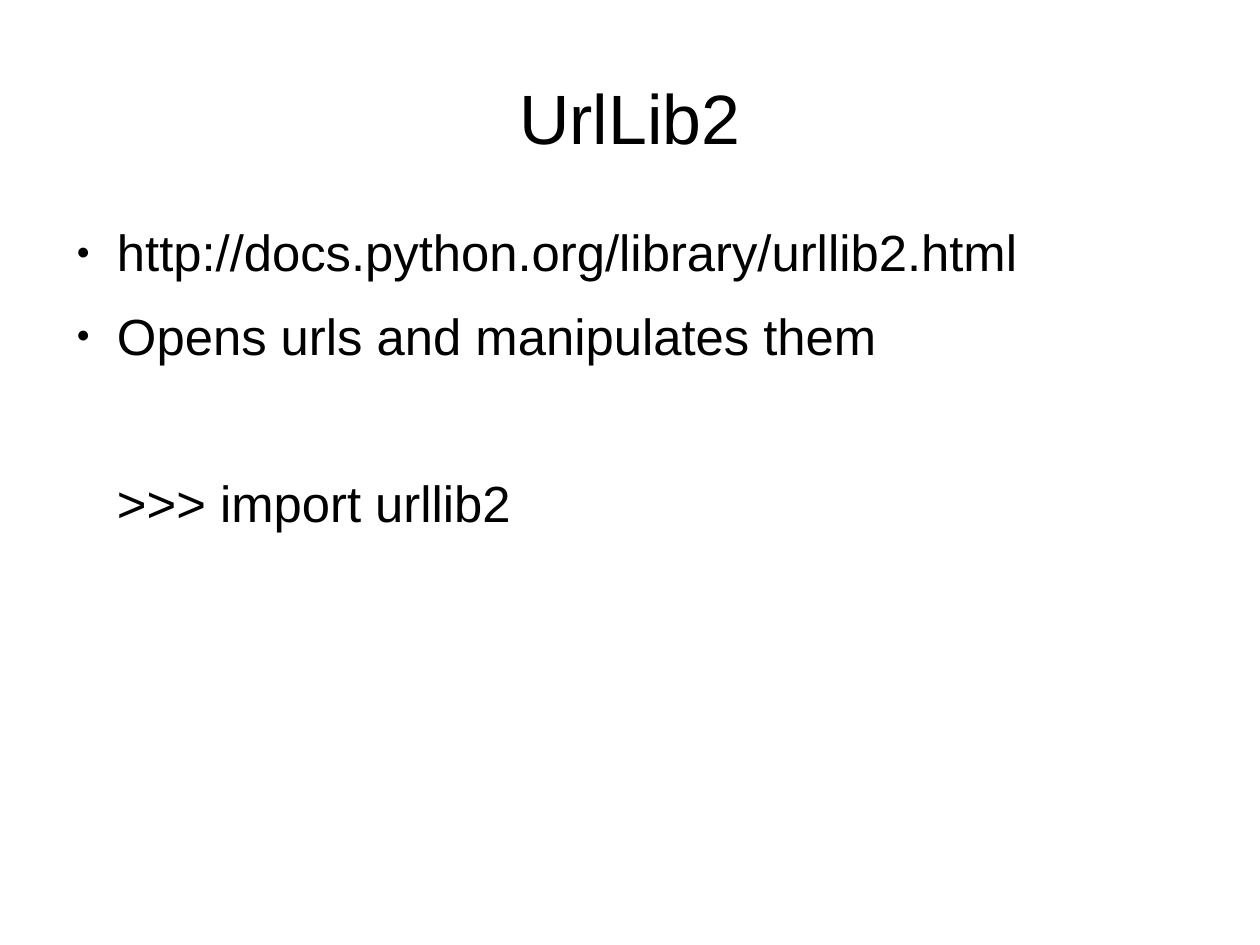
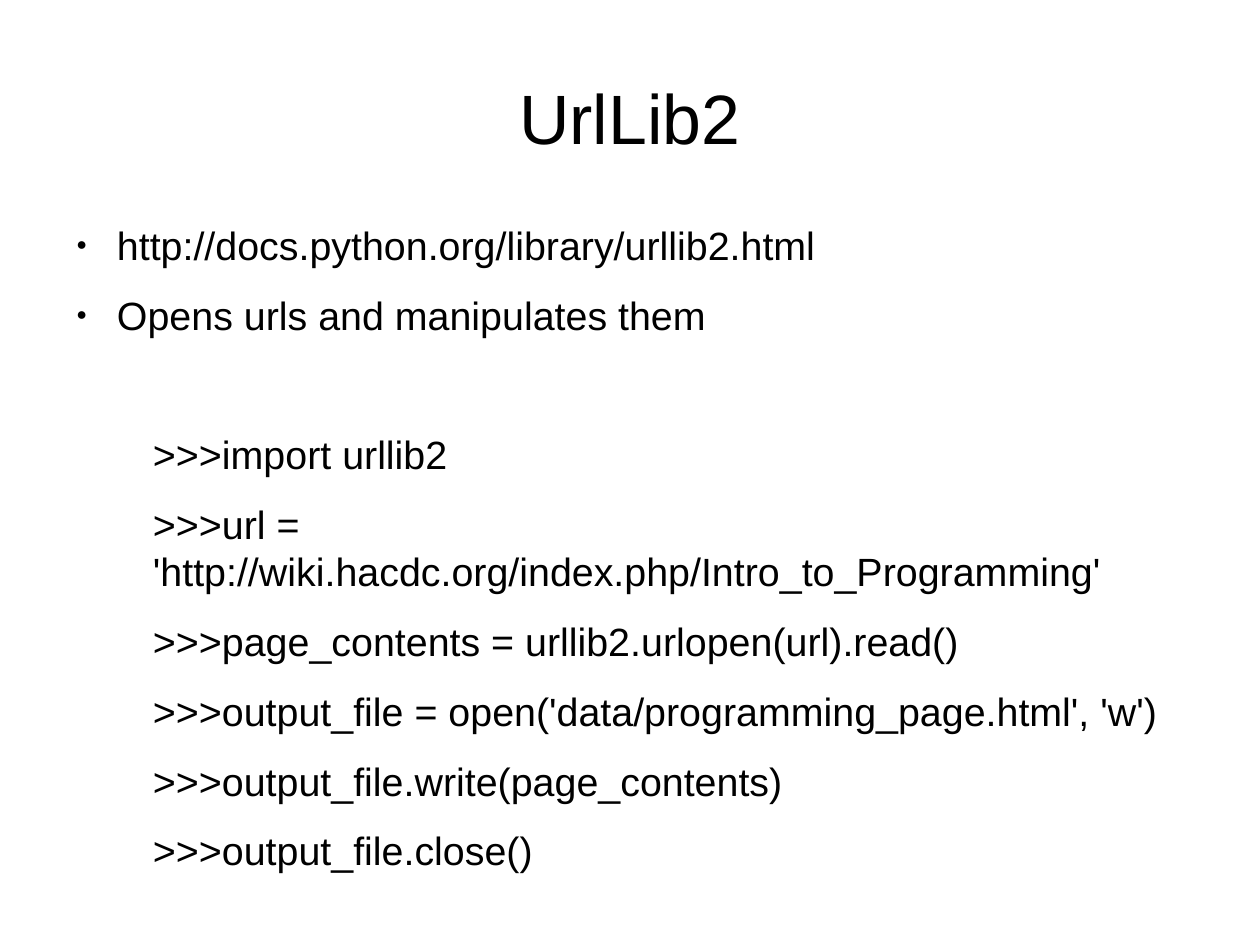
Before and after one commit to bradfordbarr/HacDC-Intro-to-Programming, a slide deck: slide 7 of class_4/class_4.odp. Drawn at 1260x945 pixels with LibreOffice and Linux fonts; fonts in the diff are those of the drawing. Boxes give left, top, right and bottom in pixels: in the first picture for what was removed or moved away, otherwise in the second. Text is boxed around its words. In the diff, an @@ line names an element or a change of style, - is before the commit and + after.

```diff
--- a/class_4/class_4.odp
+++ b/class_4/class_4.odp
@@ text at <box>117,231,815,338</box>: size 32 to 24.8 pt in "http://docs.python.org/library/urllib2.html", "Opens urls and manipulates them" @@
@@ text at <box>153,440,1157,803</box>: text changed; size 32 to 24.8 pt @@
->>> import urllib2
+>>>import urllib2
+>>>url = 'http://wiki.hacdc.org/index.php/Intro_to_Programming'
+>>>page_contents = urllib2.urlopen(url).read()
+>>>output_file = open('data/programming_page.html', 'w')
+>>>output_file.write(page_contents)
+>>>output_file.close()
```
Also in this commit, not shown: 4 other files.
